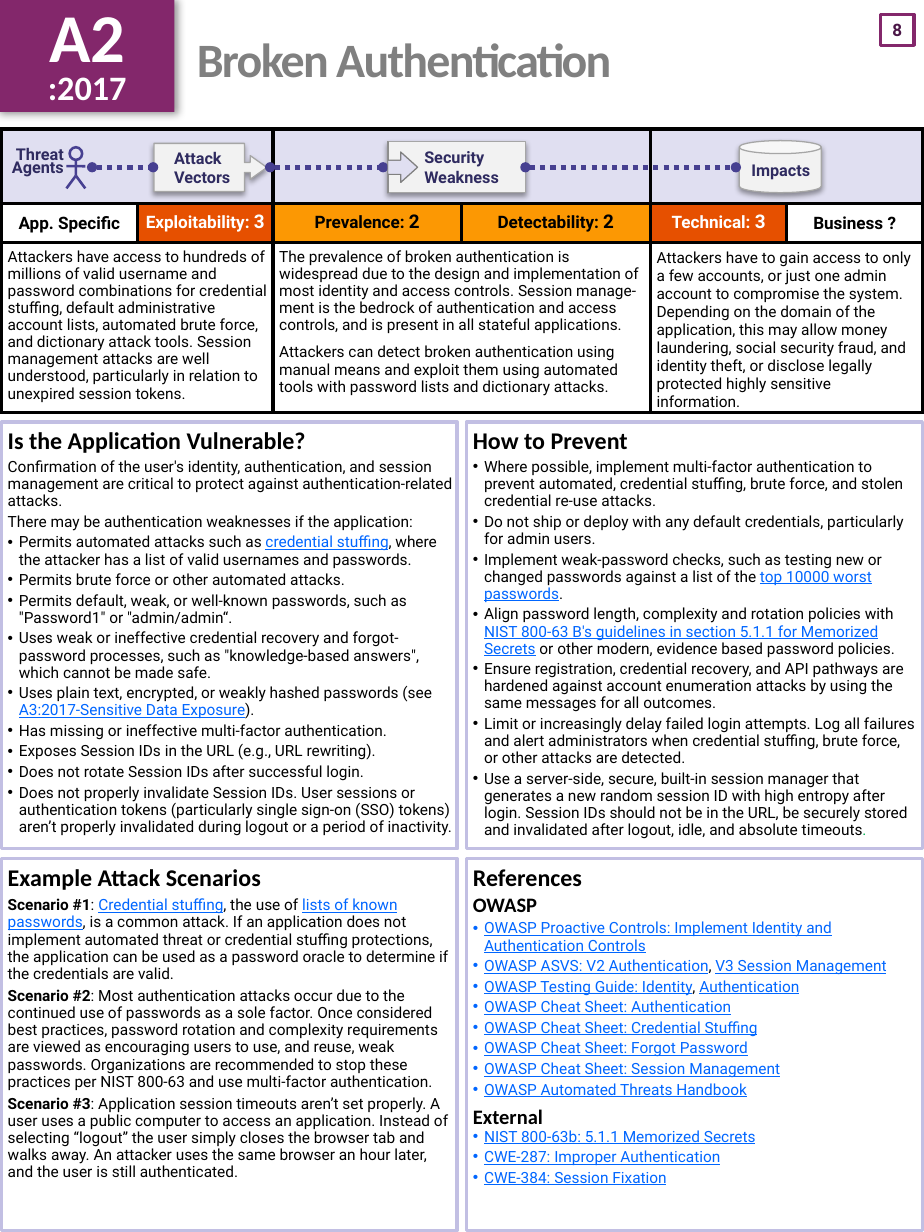
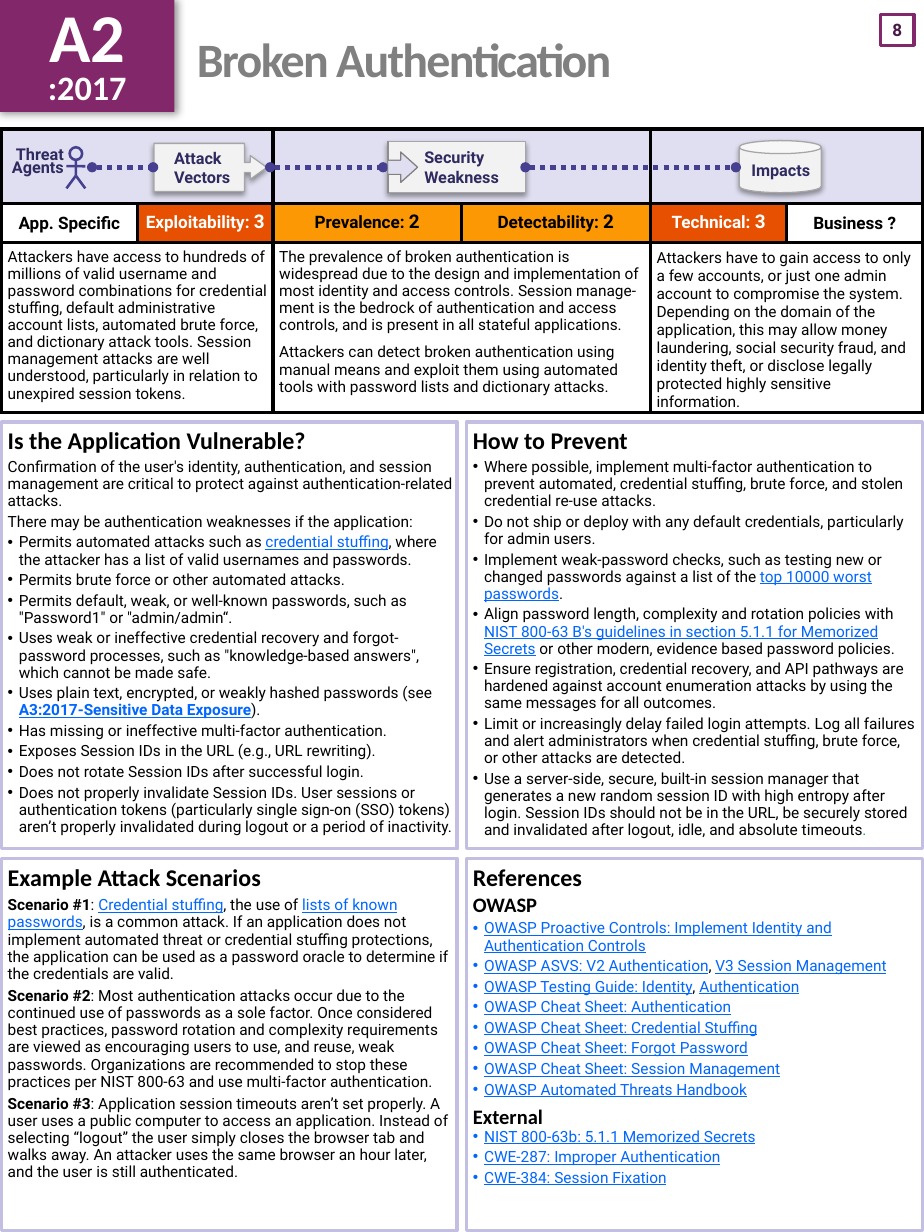
Before and after one commit to OWASP/Top10, a slide deck: slide 9 of 2017/OWASP Top 10-2017 (en).pptx. Drawn at 924x1232 pixels with LibreOffice and Linux fonts; fonts in the diff are those of the drawing. Boxes give left, top, right and bottom in pixels: in the first picture for what was removed or moved away, otherwise in the second. Text is boxed around its words. In the diff, an @@ line names an element or a change of style, - is before the commit and + after.

```diff
--- a/2017/OWASP Top 10-2017 (en).pptx
+++ b/2017/OWASP Top 10-2017 (en).pptx
@@ text at [19, 686, 432, 719]: bold on in "A3:2017-Sensitive Data Exposure)." @@
```
Also in this commit, not shown: 4 other slides changed, 1 slide removed.
